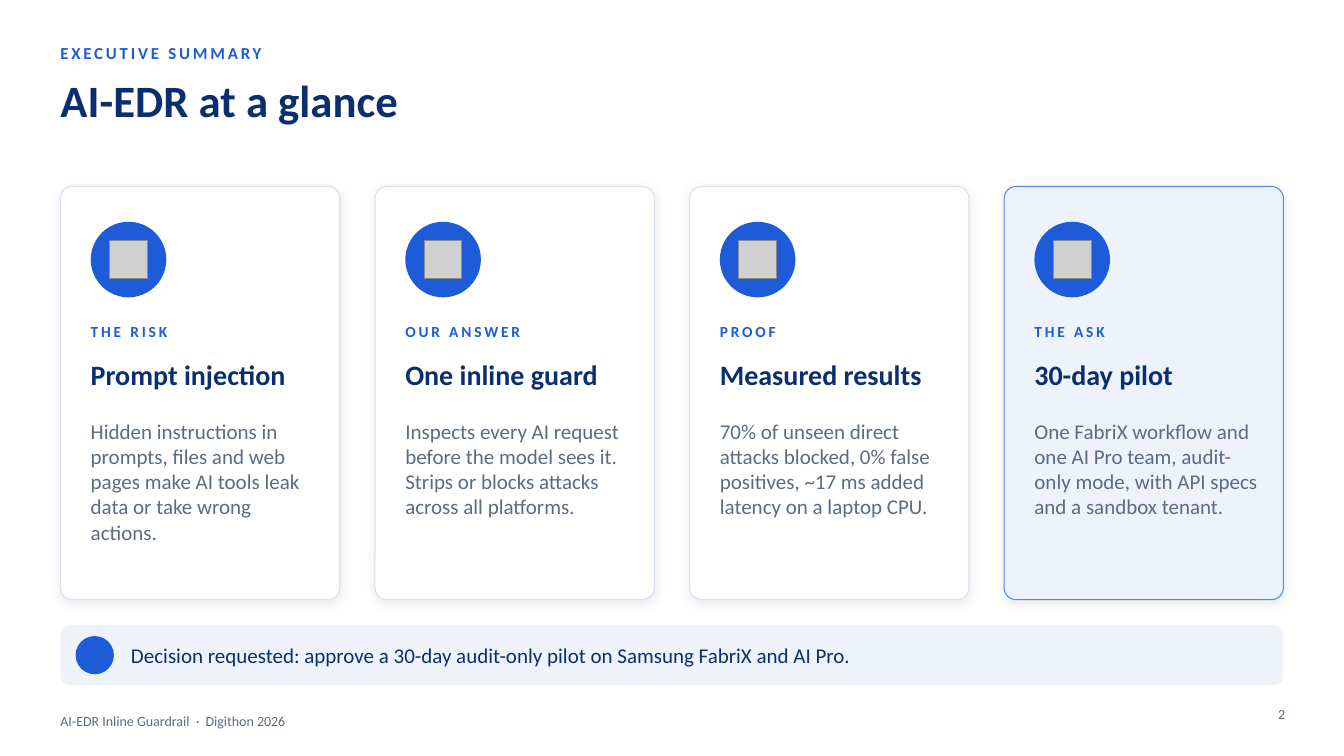
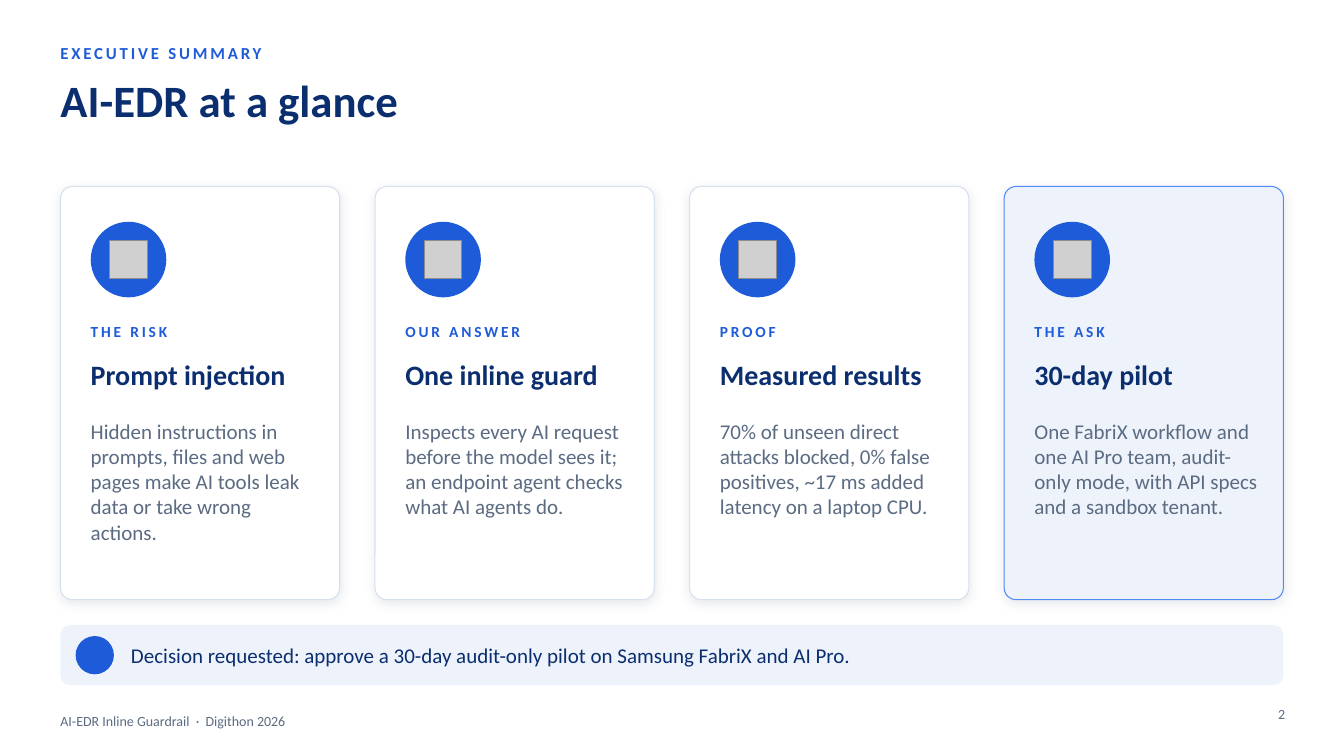
Before and after one commit to Raj-588/sdsi-demo, a slide deck: slide 2 of presentation/AI-EDR_Guardrail_Executive_28Oct.pptx. Drawn at 1344x756 pixels with LibreOffice and Linux fonts; fonts in the diff are those of the drawing; grey boxes stand for pictures; background and template pictures are left out. Boxes give left, top, right and bottom in pixels: in the first picture for what was removed or moved away, otherwise in the second. Text is boxed around its words. In the diff, an @@ line names an element or a change of style, - is before the commit and + after.

```diff
--- a/presentation/AI-EDR_Guardrail_Executive_28Oct.pptx
+++ b/presentation/AI-EDR_Guardrail_Executive_28Oct.pptx
@@ text at box(405, 425, 623, 518): text changed @@
-Inspects every AI request before the model sees it. Strips or blocks attacks across all platforms.
+Inspects every AI request before the model sees it; an endpoint agent checks what AI agents do.
```
Also in this commit, not shown: 4 other slides changed, 4 slides added, 4 other files.
